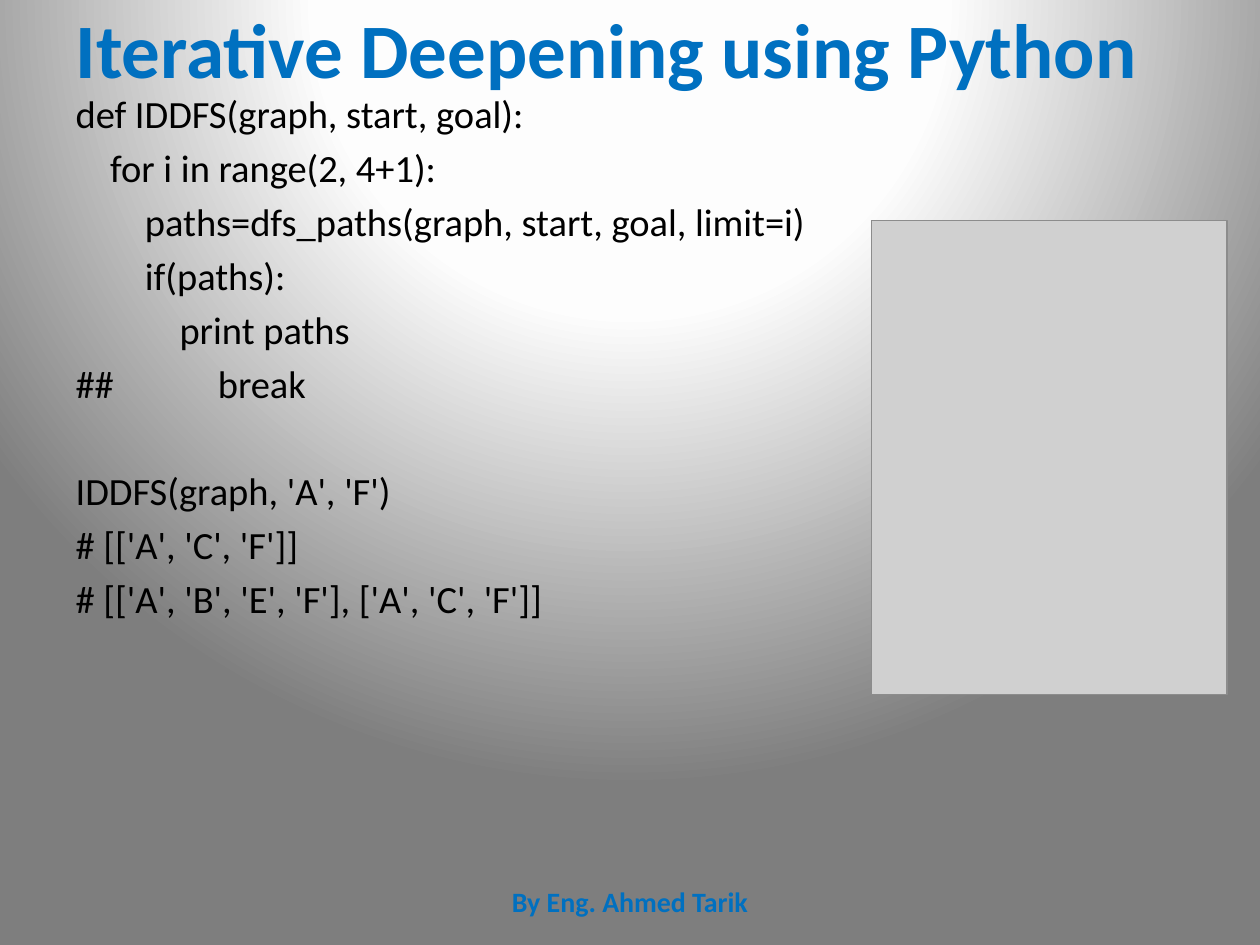
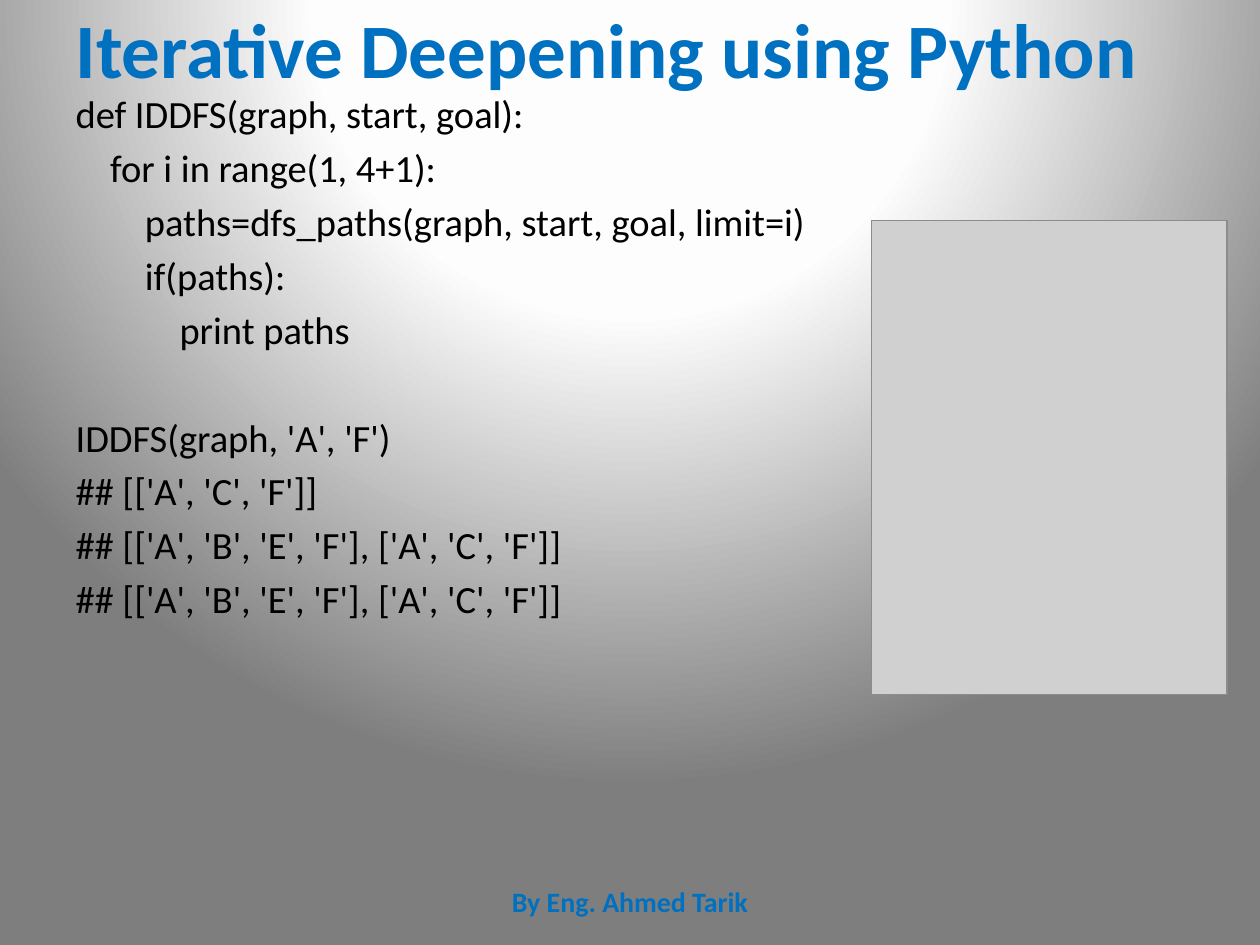
Before and after one commit to CharaD7/AI-class-1, a slide deck: slide 23 of Search I.pptx. Drawn at 1260x945 pixels with LibreOffice and Linux fonts; fonts in the diff are those of the drawing; grey boxes stand for pictures. Boxes give left, top, right and bottom in pixels: in the first picture for what was removed or moved away, otherwise in the second. Text is boxed around its words. In the diff, an @@ line names an element or a change of style, - is before the commit and + after.

```diff
--- a/Search I.pptx
+++ b/Search I.pptx
@@ text at box(110, 154, 436, 189): text changed @@
-for i in range(2, 4+1):
+for i in range(1, 4+1):
@@ text at box(218, 371, 306, 399): paragraph removed @@
-## break
@@ text at box(122, 477, 561, 619): text changed @@
-# [['A', 'C', 'F']]
-# [['A', 'B', 'E', 'F'], ['A', 'C', 'F']]
+## [['A', 'C', 'F']]
+## [['A', 'B', 'E', 'F'], ['A', 'C', 'F']]
+## [['A', 'B', 'E', 'F'], ['A', 'C', 'F']]
```
Also in this commit, not shown: 7 other slides changed, 1 other file.
